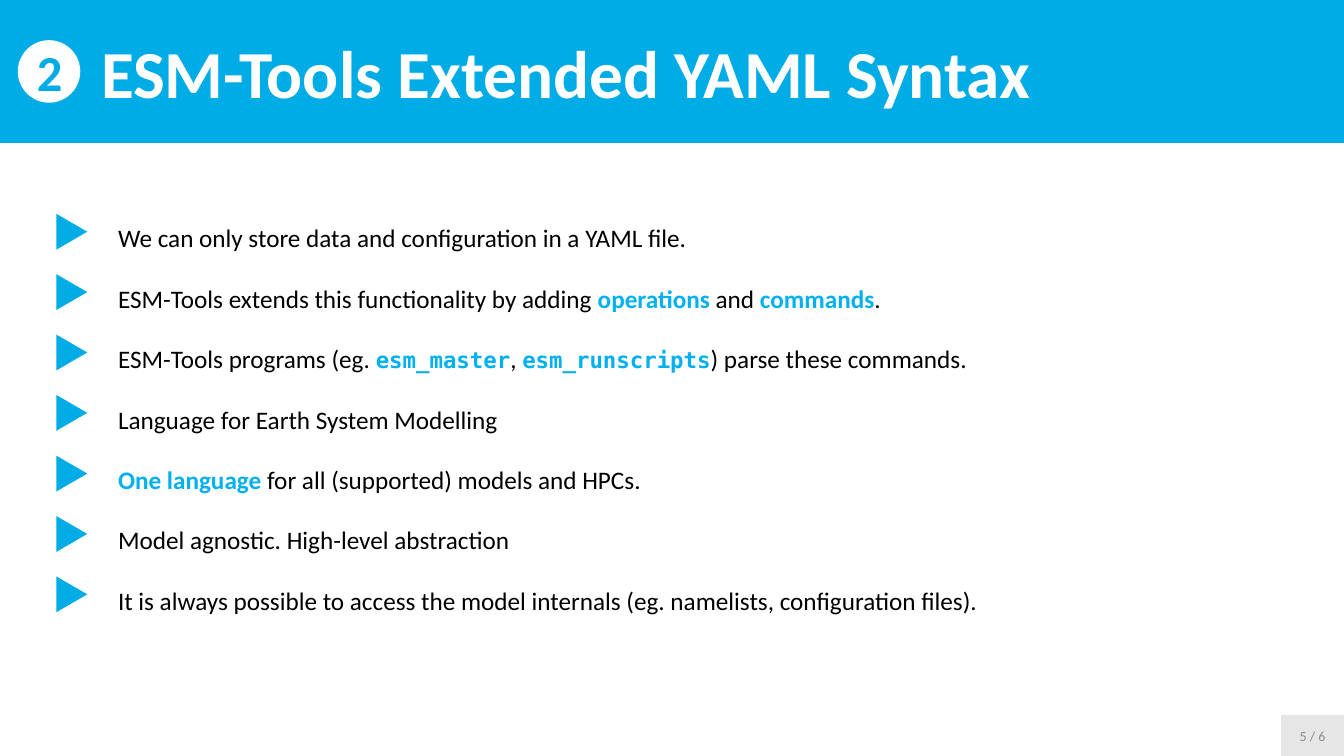
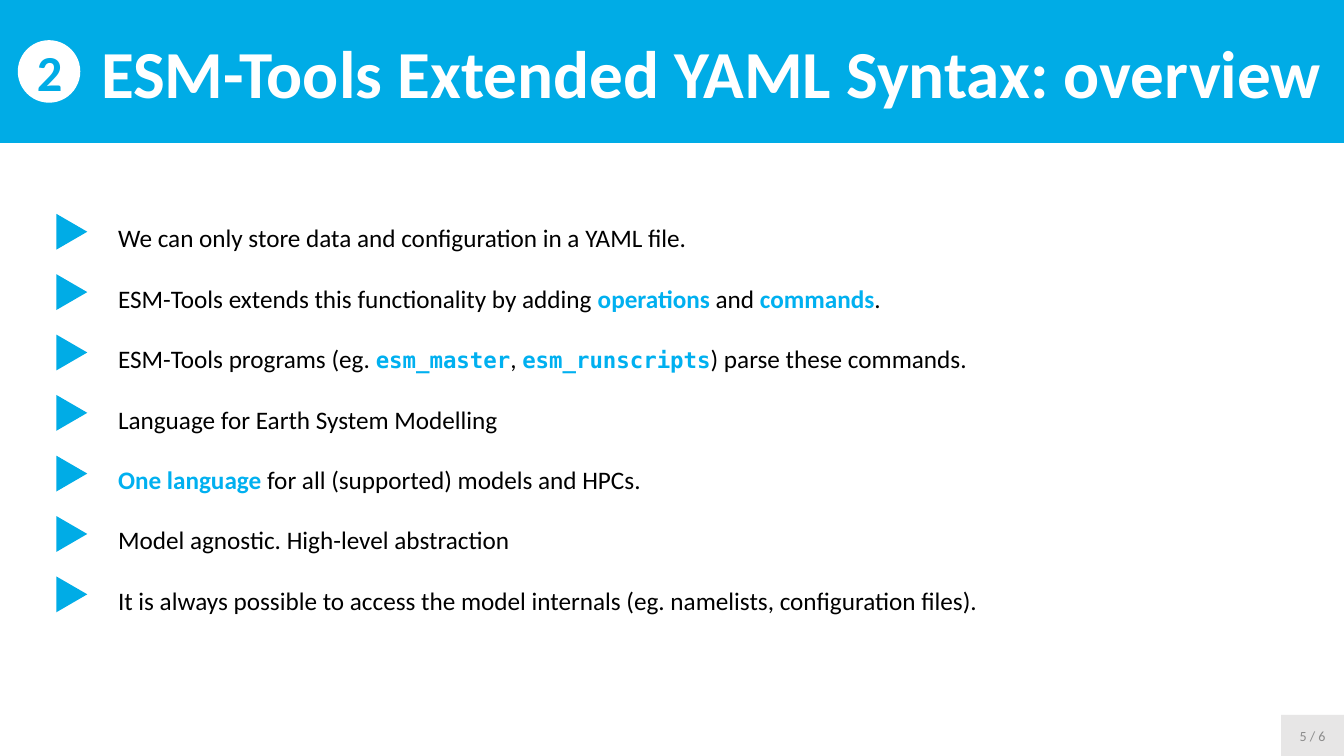
Before and after one commit to esm-tools/workshops, a slide deck: slide 5 of PalMod2022/docs/2_YAML.pptx. Drawn at 1344x756 pixels with LibreOffice and Linux fonts; fonts in the diff are those of the drawing. Boxes give left, top, right and bottom in pixels: in the first picture for what was removed or moved away, otherwise in the second. Text is boxed around its words. In the diff, an @@ line names an element or a change of style, - is before the commit and + after.

```diff
--- a/PalMod2022/docs/2_YAML.pptx
+++ b/PalMod2022/docs/2_YAML.pptx
@@ text in rectangle at [101, 51, 1321, 109]: text changed @@
-ESM-Tools Extended YAML Syntax
+ESM-Tools Extended YAML Syntax: overview
```
Also in this commit, not shown: 4 other slides changed.
